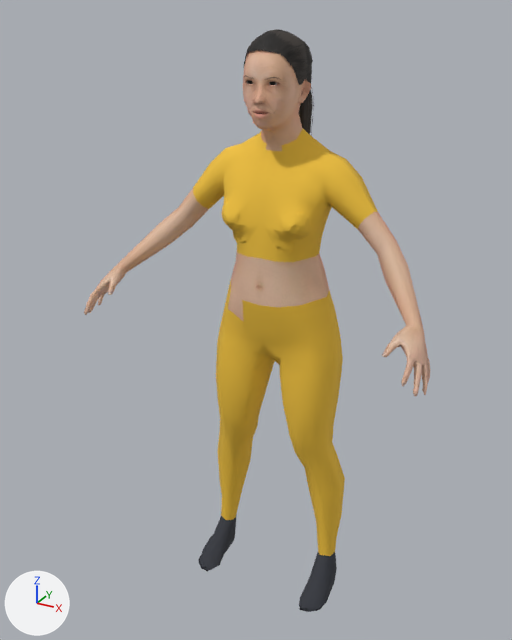
One commit to the glTF model assets/world/aerobics_5.mid.glb: the scene before it, then after it.
Camera for both pictures: a camera (50 mm lens) standing at (0.742, -1.5, 1.488) and looking at (-0.036, -0.086, 0.781). The lights are fixed; the arrows at lower left show +X, +Y and +Z. The older version comes first. Vertices at exactly the same position are counted once.

The older version as bpy lines, for what is in view:
```python
mat_color_female_sportsuit01 = principled_material('color_female_sportsuit01')
mat_color_female_sportsuit01.base_color = (0.888, 0.546, 0.0452)  # yellow #f2c33c
mat_color_female_sportsuit01.roughness = 0.9
mat_color_shoes06 = principled_material('color_shoes06')
mat_color_shoes06.base_color = (0.0343, 0.0382, 0.0497)  # dark grey #34373f
mat_color_shoes06.roughness = 0.9
me_person_mesh = bpy.data.meshes.new('person_mesh')
me_person_mesh.from_pydata(...)  # 5865 vertices, 9622 faces; spans x -0.44..0.44, y -0.287..0.099, z 0.0..1.448
# faces by material slot: [1426, 196, 192, 172, 26, 2266, 5344]
me_person_mesh.materials.append(mat_color_female_sportsuit01)  # yellow #f2c33c
me_person_mesh.materials.append(mat_color_shoes06)  # dark grey #34373f
me_person_mesh.materials.append(mat_eyebrows)  # picture img_image_0
me_person_mesh.materials.append(mat_eyes)  # picture img_image_1
me_person_mesh.materials.append(mat_hole)  # black #281618
me_person_mesh.materials.append(mat_skin)  # picture img_image_3
me_person_mesh.materials.append(mat_hair)
ob_person_mesh = bpy.data.objects.new('person_mesh', me_person_mesh)
ob_person_mesh.location = (0.0, 0.0, 0.0)
```
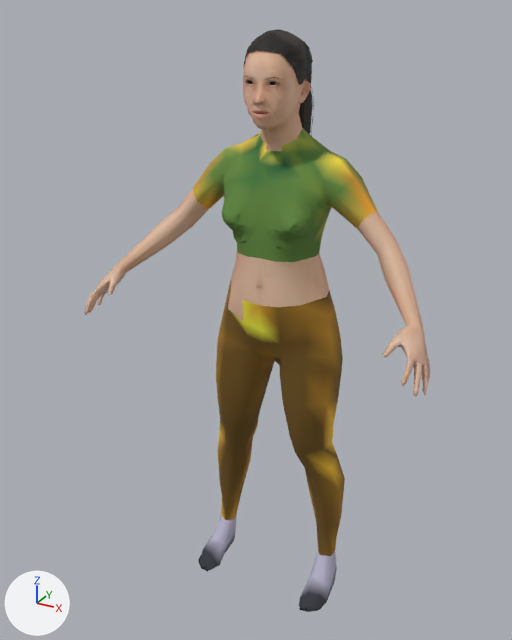
Pixel boxes [x1, y1, x2, y2] of what changed, in the pictures (512 x 640 px):
'person_mesh', recoloured (darker)
    both: [191, 111, 378, 602]

What changed in the scene script:
```text
Change mat_color_female_sportsuit01:
    where n0 = _N.new('ShaderNodeBsdfPrincipled'); n0.name = 'Principled BSDF'
    remove n0.inputs[0].default_value = (0.888, 0.546, 0.0452, 1.0)  # 'Base Color', yellow #f2c33c
    add n2 = _N.new('ShaderNodeVertexColor'); n2.name = 'Color Attribute'
    add _L.new(n2.outputs[0], n0.inputs[0])  # 'Color' to 'Base Color'
Change mat_color_shoes06:
    where n0 = _N.new('ShaderNodeBsdfPrincipled'); n0.name = 'Principled BSDF'
    remove n0.inputs[0].default_value = (0.0343, 0.0382, 0.0497, 1.0)  # 'Base Color', dark grey #34373f
    add n2 = _N.new('ShaderNodeVertexColor'); n2.name = 'Color Attribute'
    add _L.new(n2.outputs[0], n0.inputs[0])  # 'Color' to 'Base Color'
Change me_person_mesh:
    where me_person_mesh.from_pydata(...)  # 5865 vertices, 9622 faces; spans x -0.44..0.44, y -0.287..0.099, z 0.0..1.448
    used by ob_person_mesh; location = (0.0, 0.0, 0.0)
    me_person_mesh part 1: vertex colours changed
```
